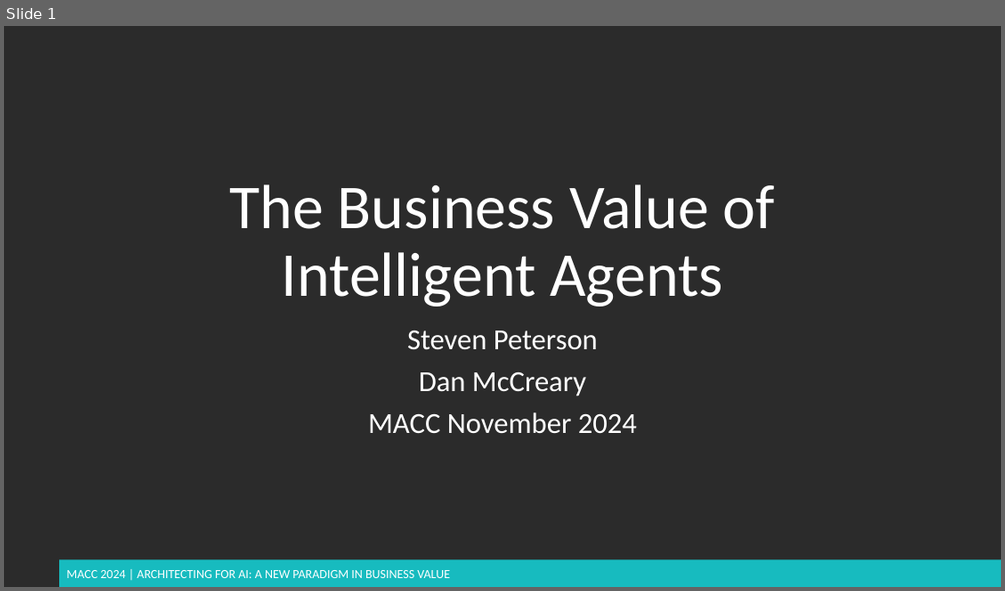
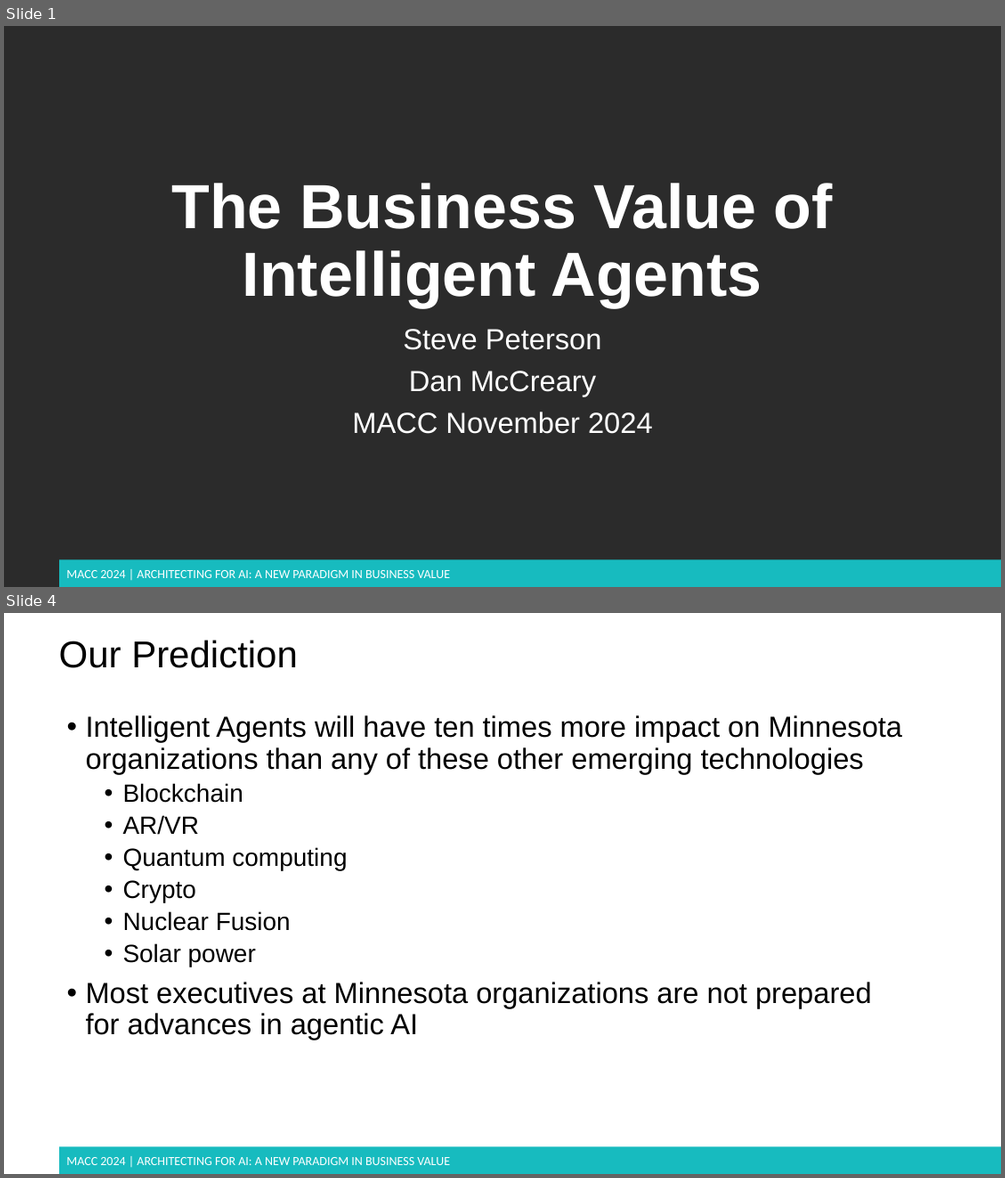
Before and after one commit to dmccreary/genai-arch-patterns, a slide deck: slides/MACC-2024-bv-of-agents.pptx. Shown one above the other, each under a label of ours: slide 1 before the commit, slides 1 and 4 after it; the slides between them are not shown. The pictures are 1005x591 and 1005x1178 pixels, drawn with LibreOffice and Linux fonts; fonts in the diff are those of the drawing; background and template pictures are left out; a plain dark background stands for a picture behind light text. Boxes give left, top, right and bottom in pixels: in the first picture for what was removed or moved away, otherwise in the second. Text is boxed around its words. In the diff, an @@ line names an element or a change of style, - is before the commit and + after.

```diff
--- a/slides/MACC-2024-bv-of-agents.pptx
+++ b/slides/MACC-2024-bv-of-agents.pptx
@@ slide 4 added at [4,613,1001,1174], background #FFFFFF; not listed: 2 template elements that a slide beside it also shows @@
@@ title added at [59,640,298,668], 36 pt, text #000000 @@
+Our Prediction
@@ text added at [86,715,903,1039], 28 pt, text #000000 @@
+• Intelligent Agents will have ten times more impact on Minnesota organizations than any of these other emerging technologies
+  • Blockchain
+  • AR/VR
+  • Quantum computing
+  • Crypto
+  • Nuclear Fusion
+  • Solar power
+• Most executives at Minnesota organizations are not prepared for advances in agentic AI
@@ slide 1 changed as well @@
@@ title "The Business Value of Intelligent ..." at [172,183,833,307]: font Calibri to Arial, bold on @@
@@ subtitle at [403,329,602,350]: text changed; font Calibri to Arial @@
-Steven Peterson
+Steve Peterson
@@ subtitle at [352,370,653,434]: font Calibri to Arial in "Dan McCreary", "MACC November 2024" @@
```
Also in this commit, not shown: 1 other slide changed, 8 other slides added.
